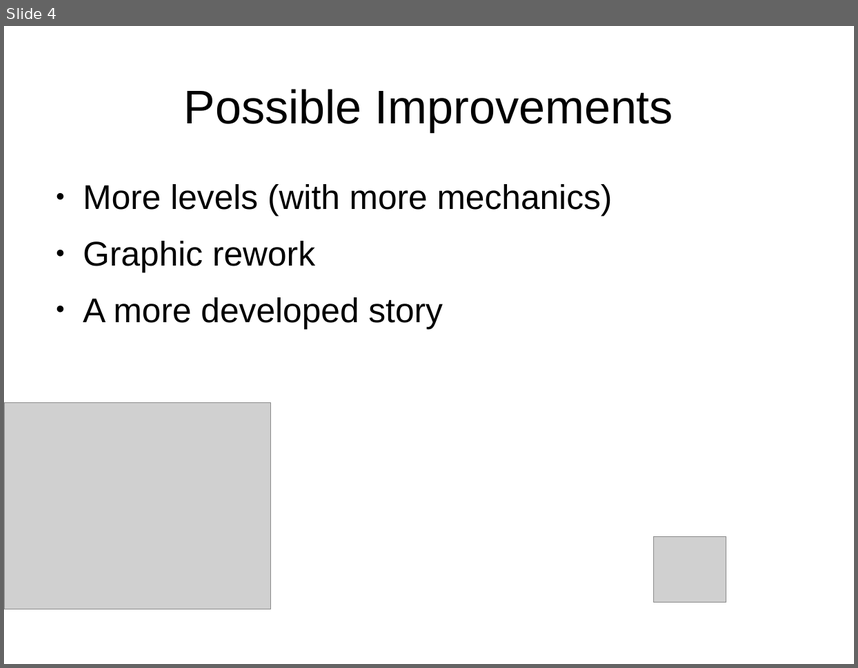
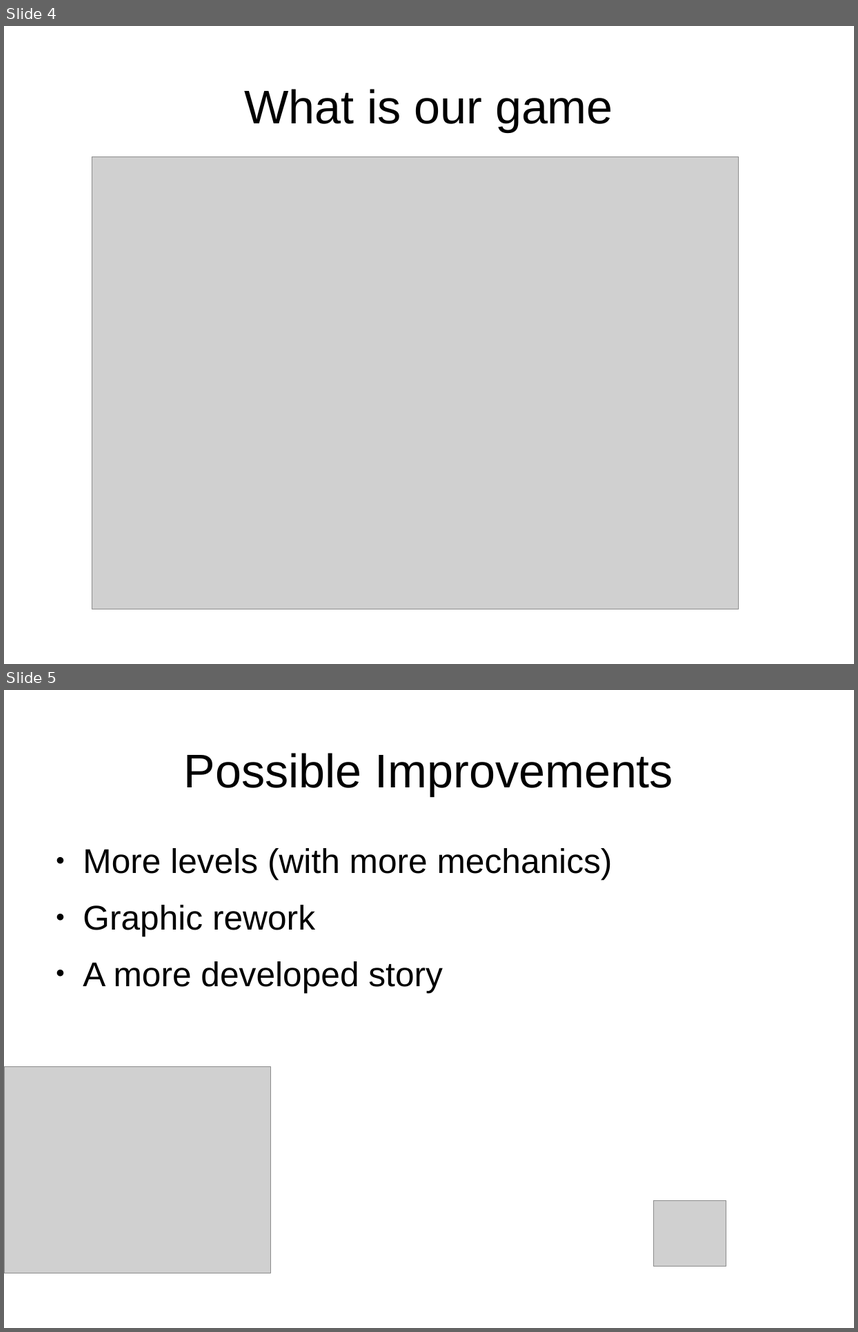
Before and after one commit to GuillaumeChamp/Second_Game, a slide deck: Presentation.odp. Shown one above the other, each under a label of ours: slide 4 before the commit, slides 4 and 5 after it. The pictures are 858x668 and 858x1332 pixels, drawn with LibreOffice and Linux fonts; fonts in the diff are those of the drawing; grey boxes stand for pictures. Boxes give left, top, right and bottom in pixels: in the first picture for what was removed or moved away, otherwise in the second. Text is boxed around its words. In the diff, an @@ line names an element or a change of style, - is before the commit and + after.

```diff
--- a/Presentation.odp
+++ b/Presentation.odp
@@ slide 4 added at [4, 26, 854, 664], background #FFFFFF @@
@@ title added at [244, 89, 613, 132], 44 pt, text #000000 @@
+What is our game
@@ picture added at [92, 156, 739, 608] @@
@@ what was slide 4 is now slide 5 @@
```
